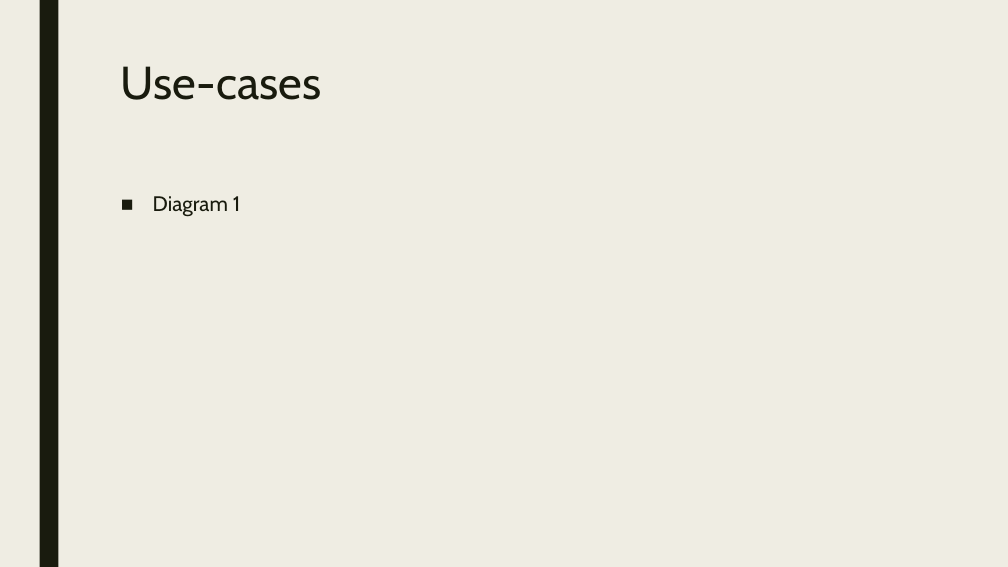
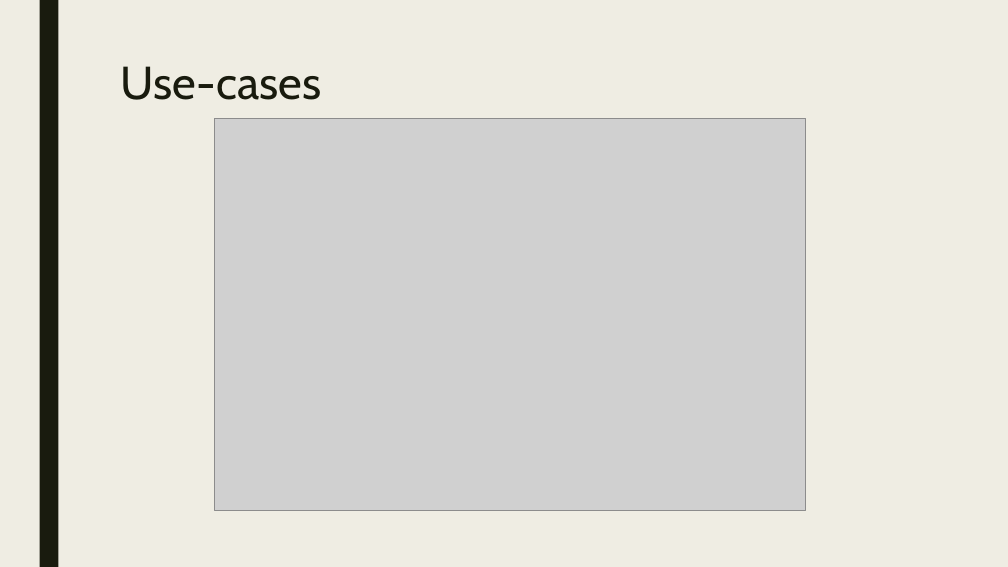
Before and after one commit to kacienk/Bydlac, a slide deck: slide 8 of EduResources/PrezentacjaInżynieria1.pptx (slide 7 before the commit). Drawn at 1008x567 pixels with LibreOffice and Linux fonts; fonts in the diff are those of the drawing; grey boxes stand for pictures. Boxes give left, top, right and bottom in pixels: in the first picture for what was removed or moved away, otherwise in the second. Text is boxed around its words. In the diff, an @@ line names an element or a change of style, - is before the commit and + after.

```diff
--- a/EduResources/PrezentacjaInżynieria1.pptx
+++ b/EduResources/PrezentacjaInżynieria1.pptx
@@ picture added at box(215, 118, 806, 510) @@
@@ text removed at box(153, 196, 240, 217) @@
-■ Diagram 1
```
Also in this commit, not shown: 6 other slides changed, 2 slides added, 1 other file.
